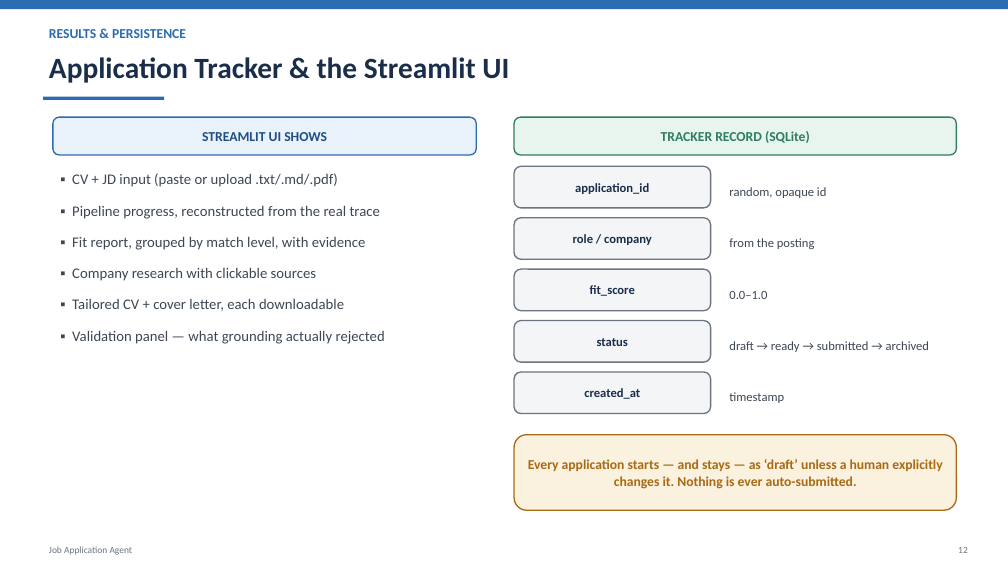
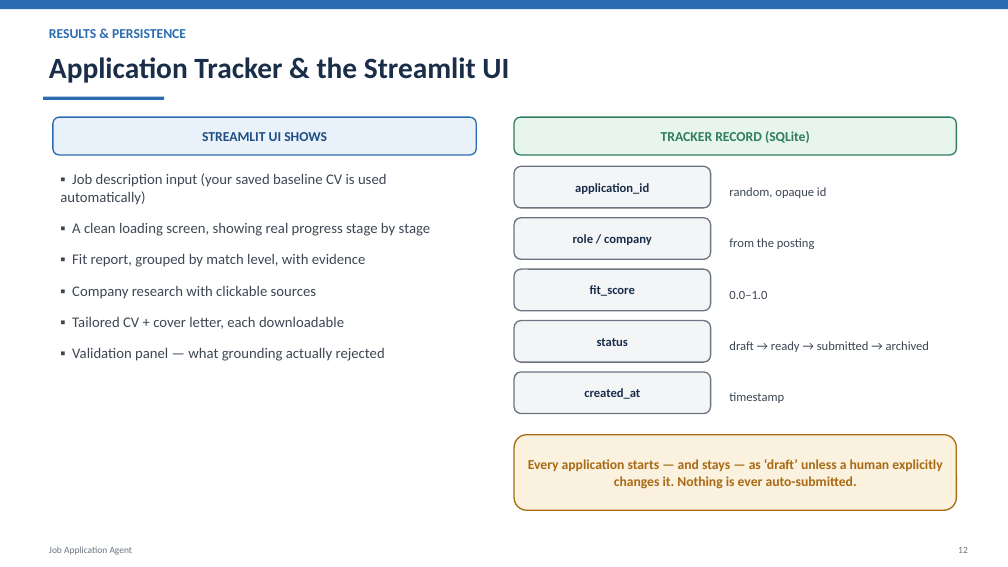
Before and after one commit to Rabailfatima13/job-application-agent, a slide deck: slide 12 of docs/Job_Application_Agent_Presentation.pptx. Drawn at 1008x567 pixels with LibreOffice and Linux fonts; fonts in the diff are those of the drawing. Boxes give left, top, right and bottom in pixels: in the first picture for what was removed or moved away, otherwise in the second. Text is boxed around its words. In the diff, an @@ line names an element or a change of style, - is before the commit and + after.

```diff
--- a/docs/Job_Application_Agent_Presentation.pptx
+++ b/docs/Job_Application_Agent_Presentation.pptx
@@ text at (x1=60, y1=173, x2=431, y2=236): text changed @@
-▪ CV + JD input (paste or upload .txt/.md/.pdf)
-▪ Pipeline progress, reconstructed from the real trace
+▪ Job description input (your saved baseline CV is used automatically)
+▪ A clean loading screen, showing real progress stage by stage
```
Also in this commit, not shown: 4 other slides changed, 4 slides added, 11 other files.
